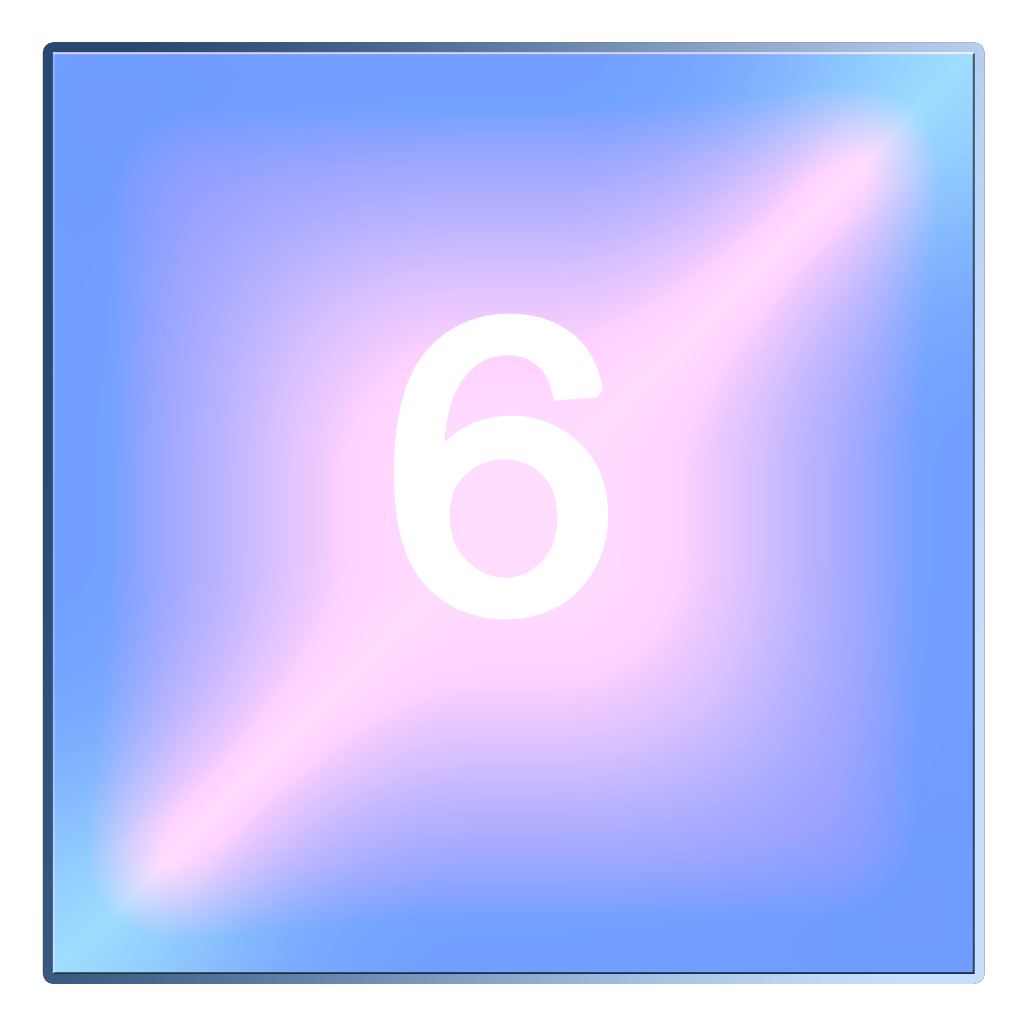
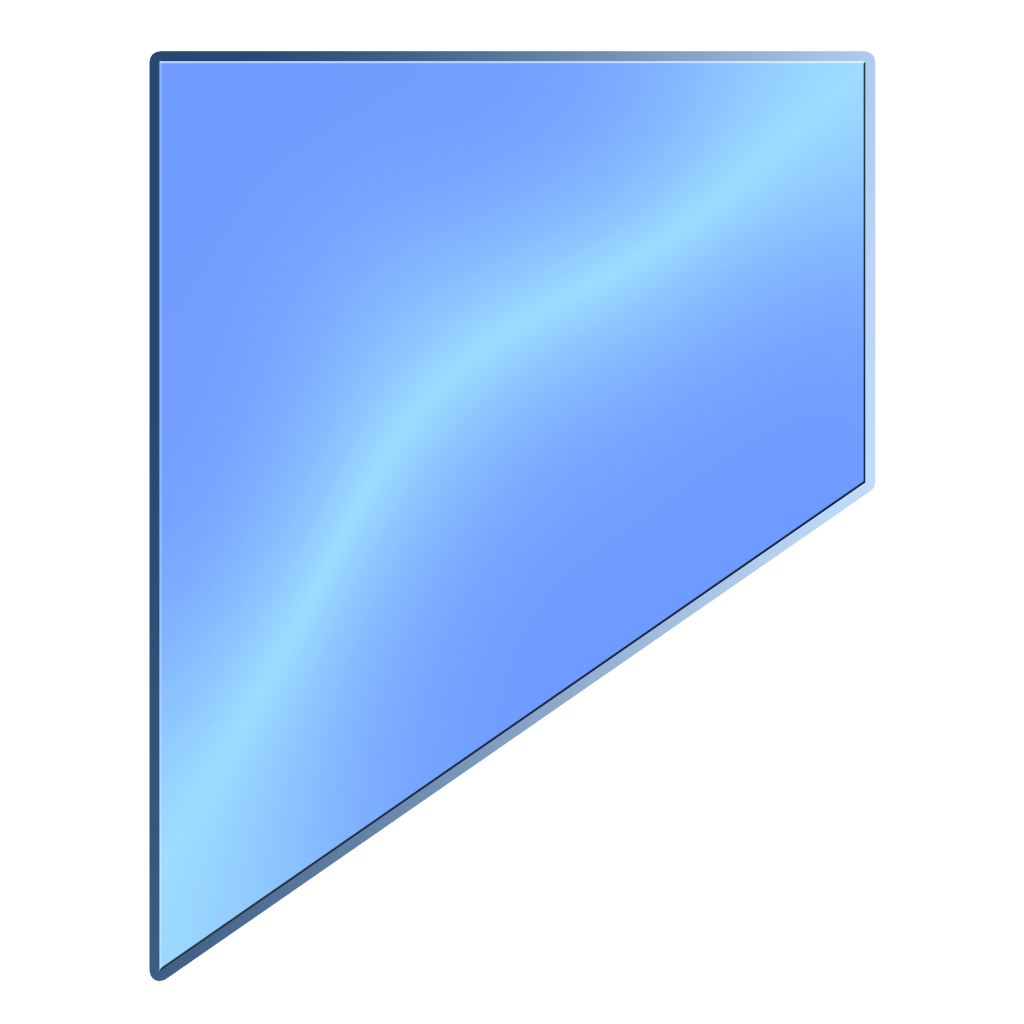
Two versions of the same layered image (1024×1024). Layer-by-layer changes:
removed layer "6" over bbox(394, 313, 609, 620)
removed layer "Shape 2 copy" (was overlay) over bbox(52, 52, 975, 974)
removed layer "Shape 2" (was luminosity) over bbox(52, 52, 975, 974)
added layer "Shape 5 copy 2" (overlay) above "Shape 5 copy" over bbox(159, 61, 866, 972)
added layer "Shape 5" above "Layer 0" over bbox(159, 61, 866, 972)
hid "Layer 0" over bbox(52, 52, 976, 976)
